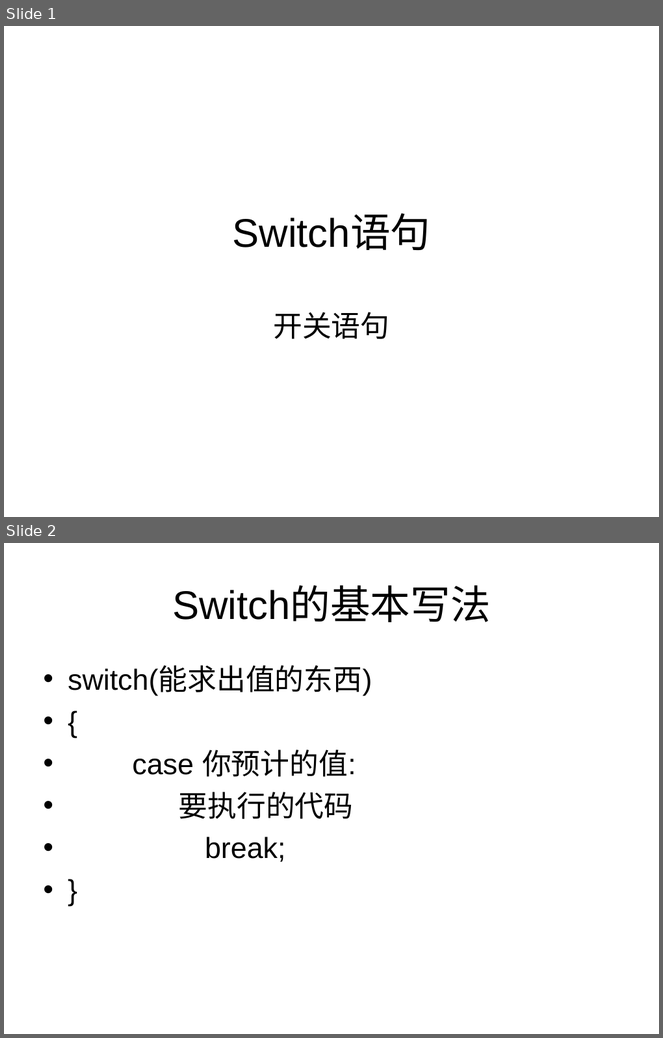
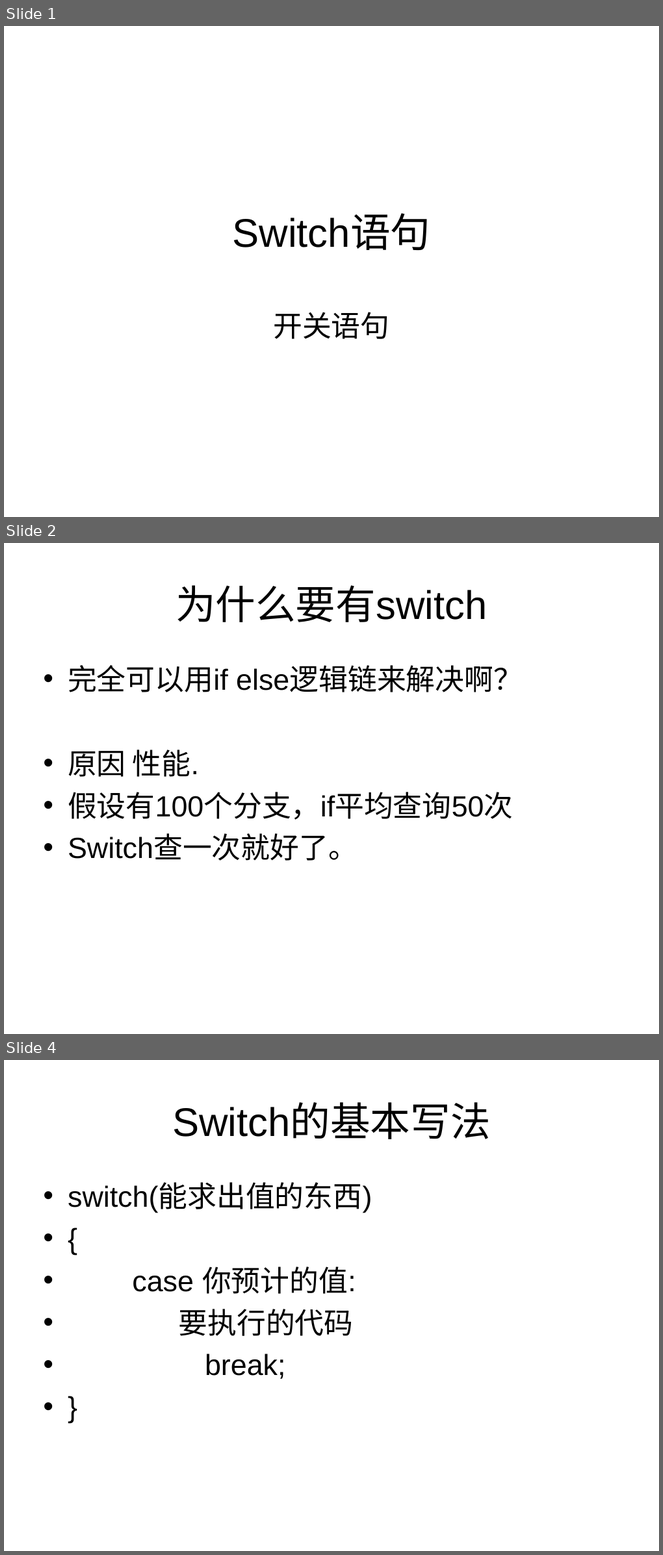
Before and after one commit to cd-vr1class/homework, a slide deck: ppt/7-12switch语句.ppt. Shown one above the other, each under a label of ours: slides 1 and 2 before the commit, slides 1, 2 and 4 after it; the slides between them are not shown. The pictures are 663x1038 and 663x1555 pixels, drawn with LibreOffice and Linux fonts; fonts in the diff are those of the drawing. Boxes give left, top, right and bottom in pixels: in the first picture for what was removed or moved away, otherwise in the second. Text is boxed around its words. In the diff, an @@ line names an element or a change of style, - is before the commit and + after.

```diff
--- a/ppt/7-12switch语句.ppt
+++ b/ppt/7-12switch语句.ppt
@@ slide 2 added at (4,543,659,1034), background #FFFFFF @@
@@ title added at (176,585,487,622), 44 pt, text #000000 @@
+为什么要有switch
@@ text added at (68,665,523,861), 32 pt, text #000000 @@
+• 完全可以用if else逻辑链来解决啊？
+• 原因 性能.
+• 假设有100个分支，if平均查询50次
+• Switch查一次就好了。
@@ what was slide 2 is now slide 4 @@
```
Also in this commit, not shown: 1 other slide added, 9 other files.
